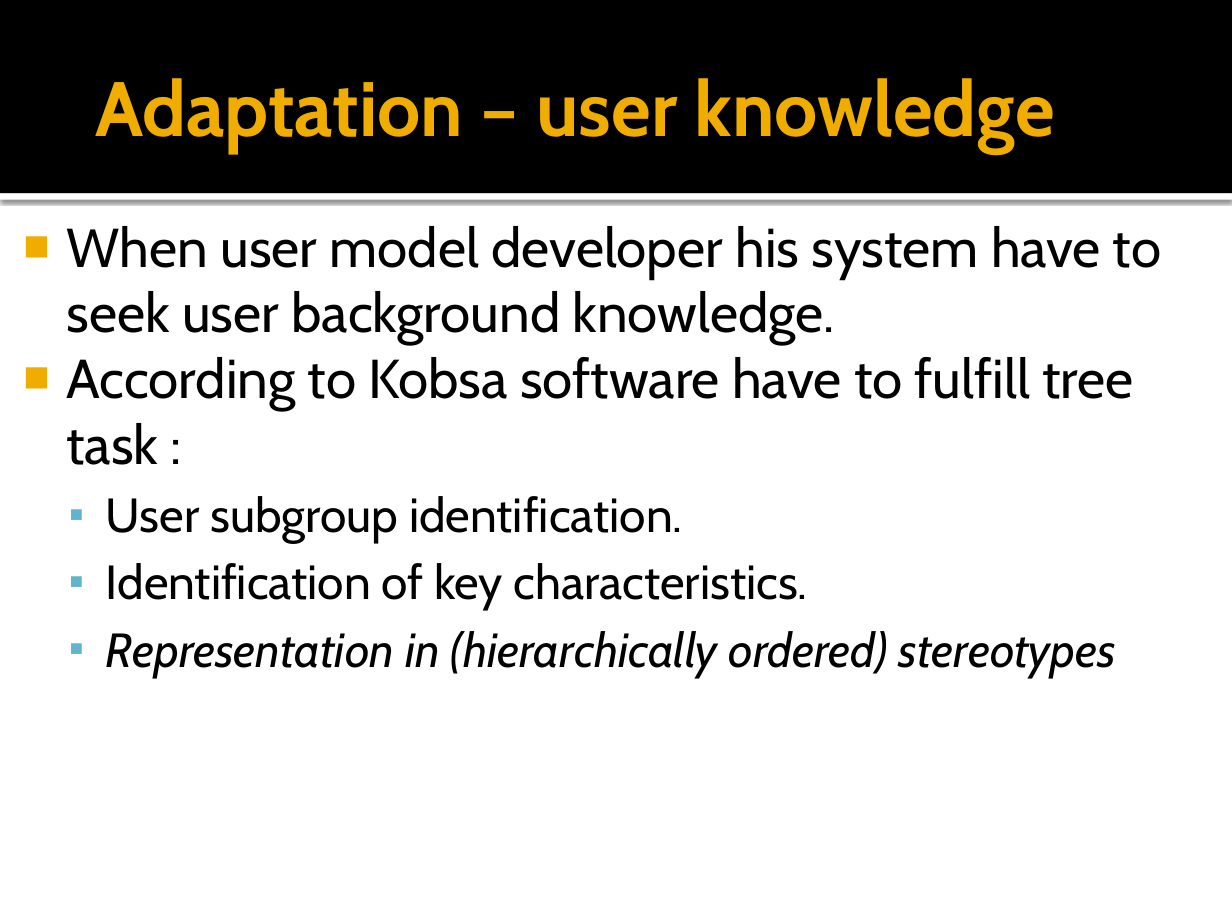
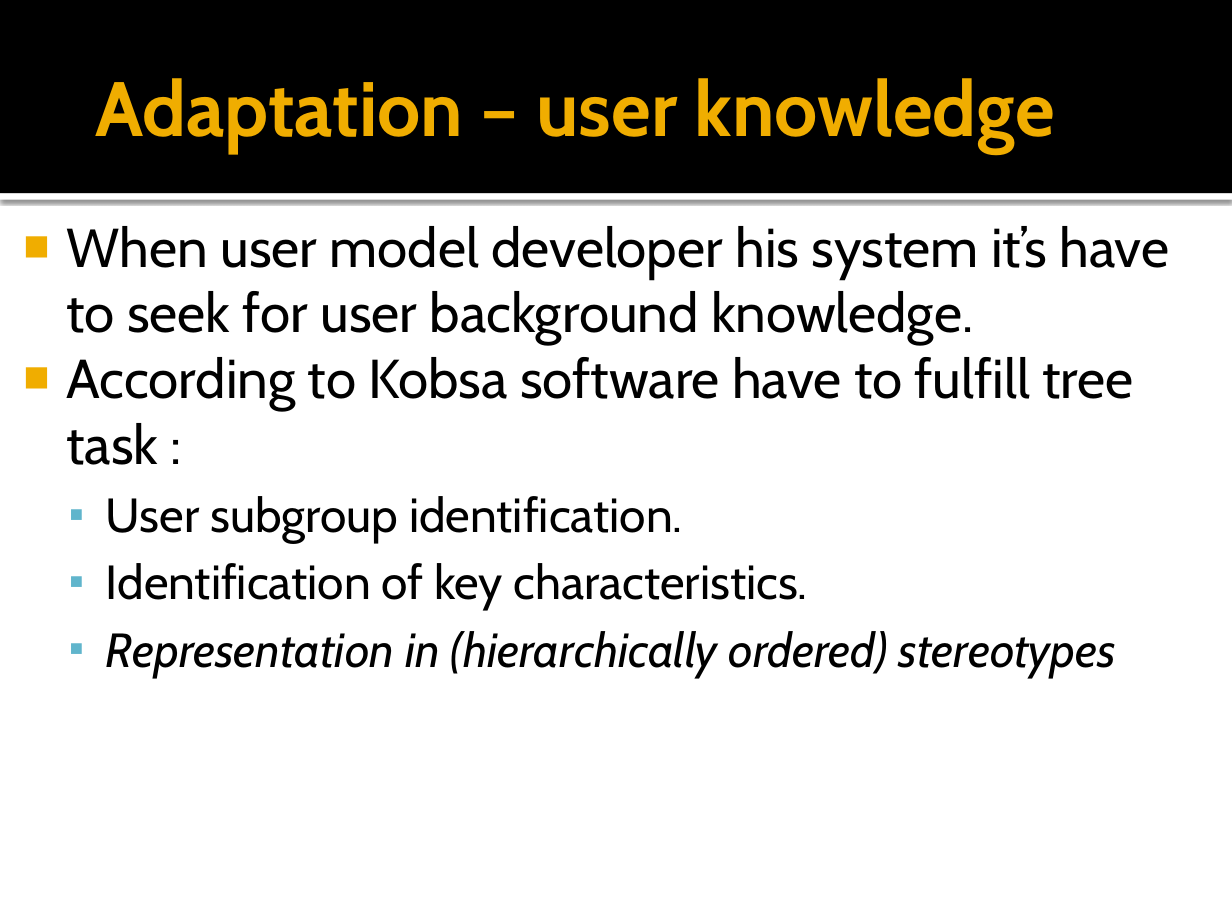
Before and after one commit to ciberuser/school-tools, a slide deck: slide 7 of School/seminar/User modeling full.pptx. Drawn at 1232x924 pixels with LibreOffice and Linux fonts; fonts in the diff are those of the drawing. Boxes give left, top, right and bottom in pixels: in the first picture for what was removed or moved away, otherwise in the second. Text is boxed around its words. In the diff, an @@ line names an element or a change of style, - is before the commit and + after.

```diff
--- a/School/seminar/User modeling full.pptx
+++ b/School/seminar/User modeling full.pptx
@@ text at box(66, 226, 1170, 345): text changed @@
-■ When user model developer his system have to seek user background knowledge.
+■ When user model developer his system it’s have to seek for user background knowledge.
```
Also in this commit, not shown: 2 other slides changed, 7 slides added.
